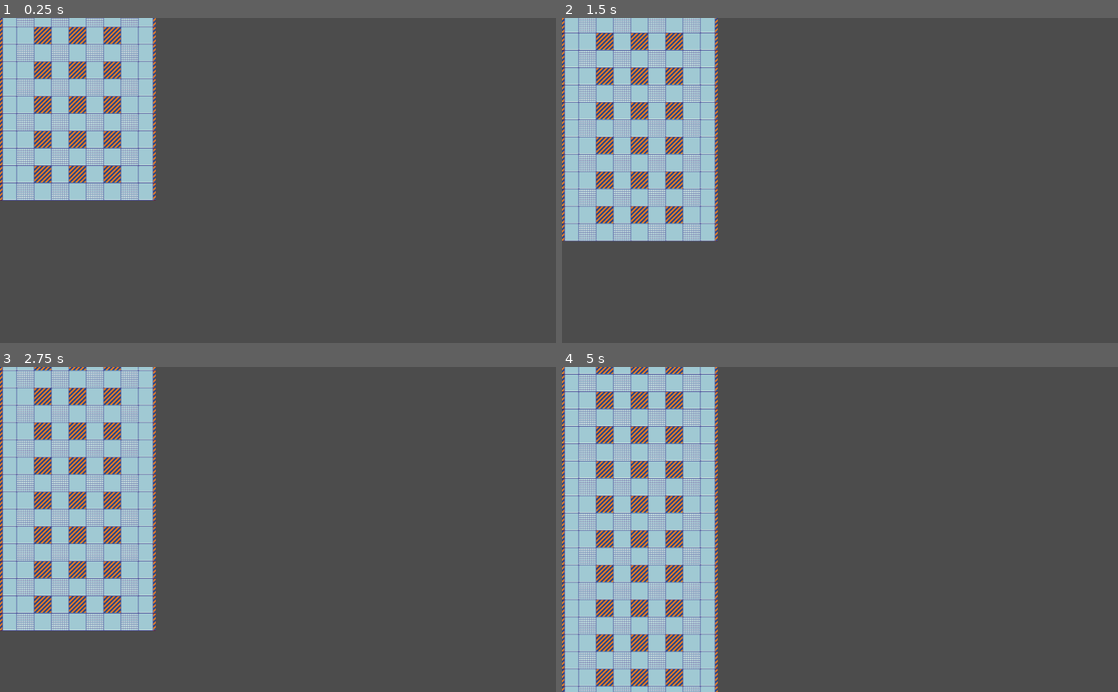
Above: before the commit, frames 1-4 (two rows, left to right).
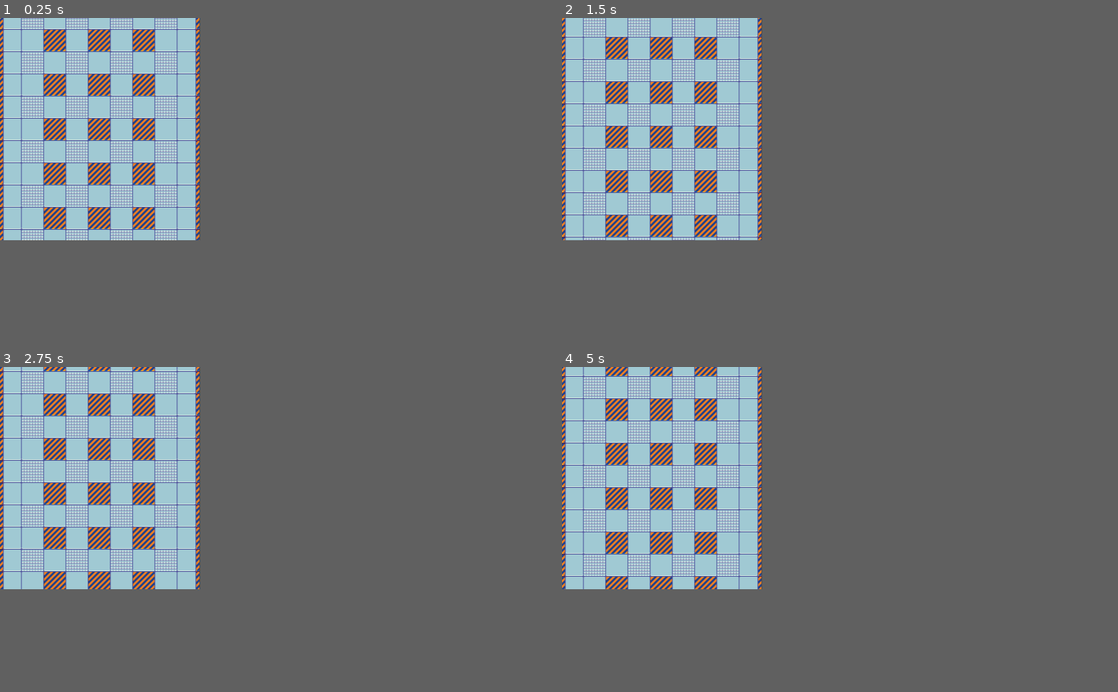
Above: after the commit, the same moments.

Repository: ziaber/beer_balance_game
Game: Godot game, scene res://main_scene.tscn
Two runs of this game, one before a commit and one after it. Both use one fixed random seed, a clock stepped at 60 frames per second and the inputs below. Before the commit the project has no main scene; this scene is started directly in both runs.
Inputs:
- Up to frame 1 (0.25 s): no input
- Up to frame 2 (1.5 s): no input
- Up to frame 3 (2.75 s): no input
- Up to frame 4 (5 s): no input
The window is 800x468 before the commit and 288x320 after it. Grey fills any space a smaller window leaves; there, only what the larger window draws over its background counts as a difference.

The runs differ from the first frame. In frame 1, 19% of the frame differs, in the area x 0-36%, y 0-69%; in frame 2, 18%; in frame 3, 21%; in frame 4, 26%, in the area x 0-36%, y 0-100%.

Commit message:
Project settings update

Diff:
--- a/HoldMyBeer/PlaneNode.tscn
+++ /dev/null
@@ -1,3 +0,0 @@
-[gd_scene format=2]
-
-[node name="PlaneNode" type="Node2D"]
--- a/HoldMyBeer/project.godot
+++ b/HoldMyBeer/project.godot
@@ -16,7 +16,17 @@
 [application]
 
 config/name="HoldMyBeer"
+run/main_scene="res://main_scene.tscn"
 config/icon="res://icon.png"
+
+[display]
+
+window/size/width=288
+window/size/height=320
+
+[editor_plugins]
+
+enabled=PoolStringArray( "codeandweb.texturepacker" )
 
 [rendering]
 
